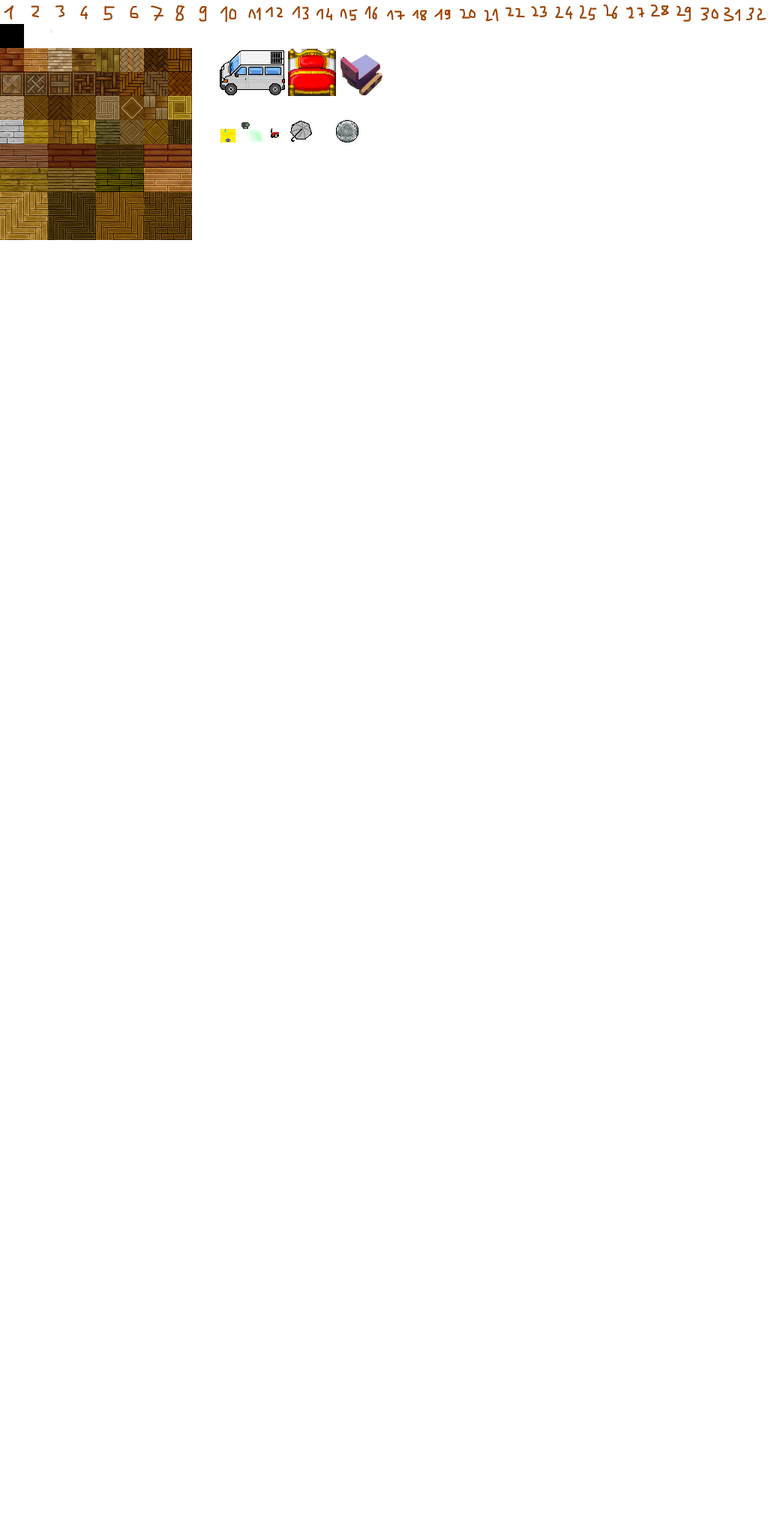
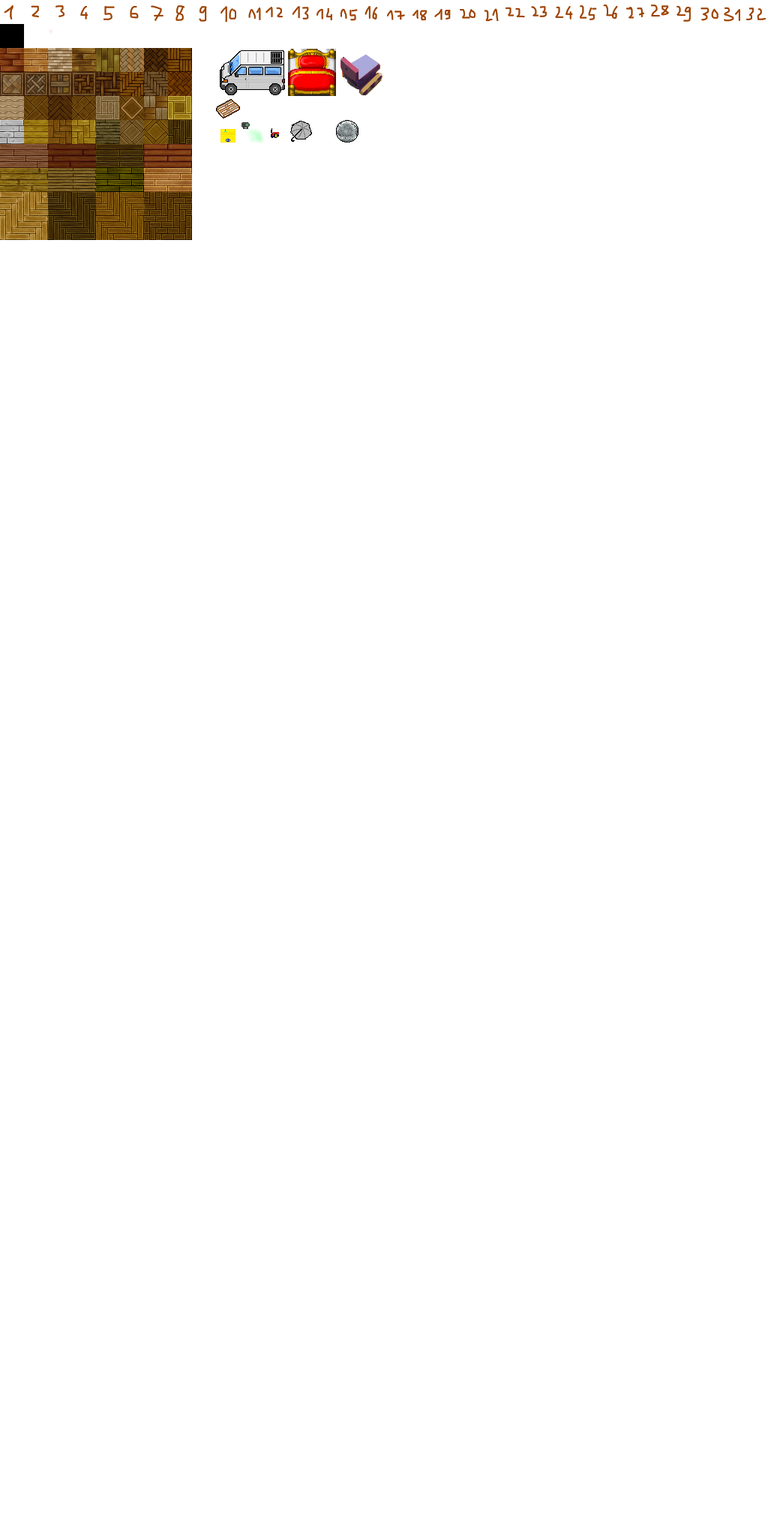
Before/after of a w=768, h=1536 layered artwork. What changed in the layer stack:
pixels changed over (215, 52, 280, 119) (layer not identified)
